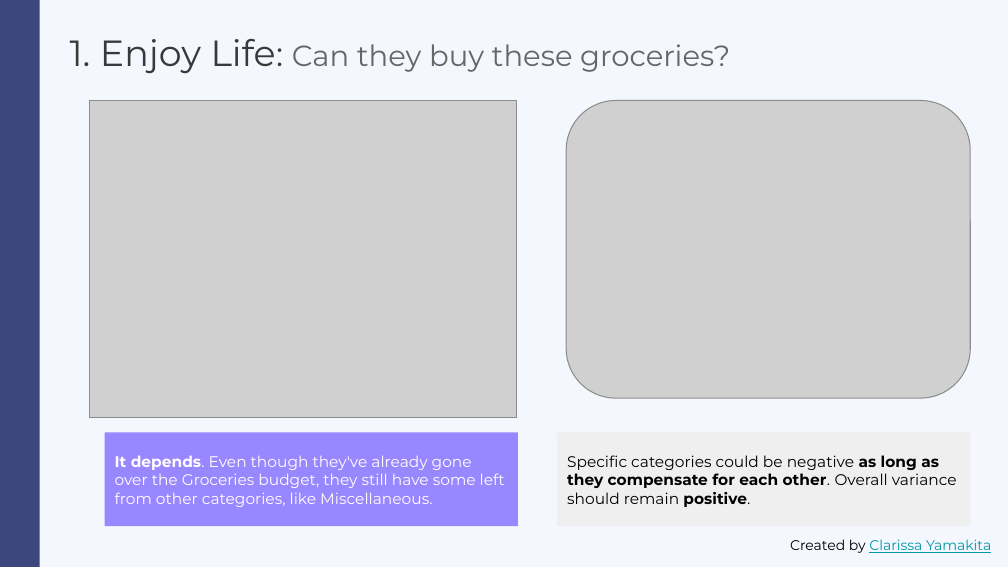
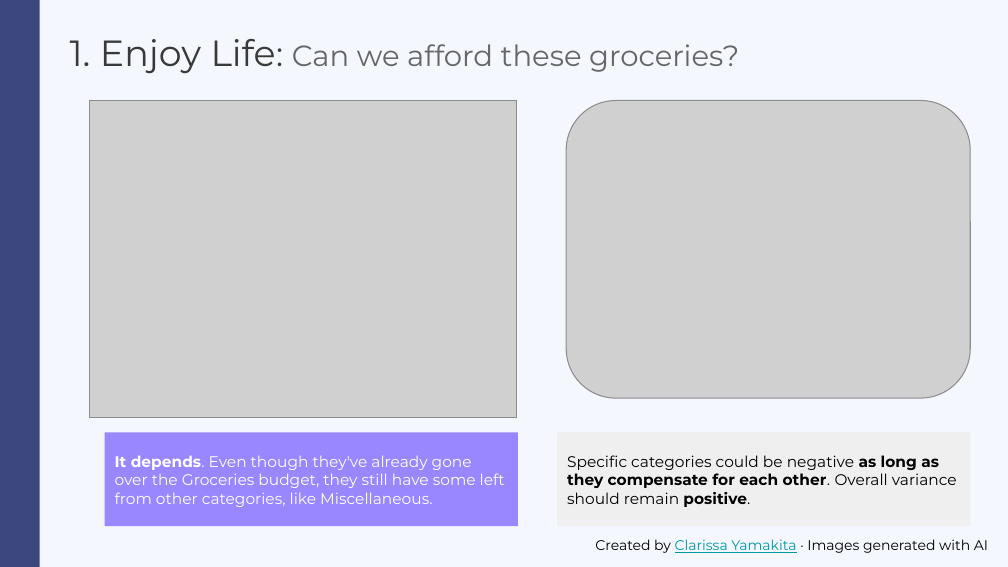
Before and after one commit to clayamakita/personal_finances, a slide deck: slide 7 of assets/Personal Finances - Slide Deck.pptx. Drawn at 1008x567 pixels with LibreOffice and Linux fonts; fonts in the diff are those of the drawing; grey boxes stand for pictures. Boxes give left, top, right and bottom in pixels: in the first picture for what was removed or moved away, otherwise in the second. Text is boxed around its words. In the diff, an @@ line names an element or a change of style, - is before the commit and + after.

Commit message:
Updated slide deck file
Updated slide deck file with adjustments to narrative focusing on problem to be solved. Other small adjustments to wording on the slides. Inclusion of one last slide to file.

```diff
--- a/assets/Personal Finances - Slide Deck.pptx
+++ b/assets/Personal Finances - Slide Deck.pptx
@@ title at box(70, 39, 739, 74): text changed @@
-1. Enjoy Life: Can they buy these groceries?
+1. Enjoy Life: Can we afford these groceries?
@@ text at box(595, 539, 988, 553): text changed; text colour #0097A7 to #000000 @@
-Created by Clarissa Yamakita
+Created by Clarissa Yamakita · Images generated with AI
```
Also in this commit, not shown: 11 other slides changed, 1 slide added.
